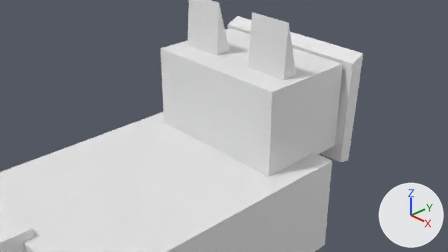
Two versions of the Blender file assets/models/cat.blend, one commit apart.
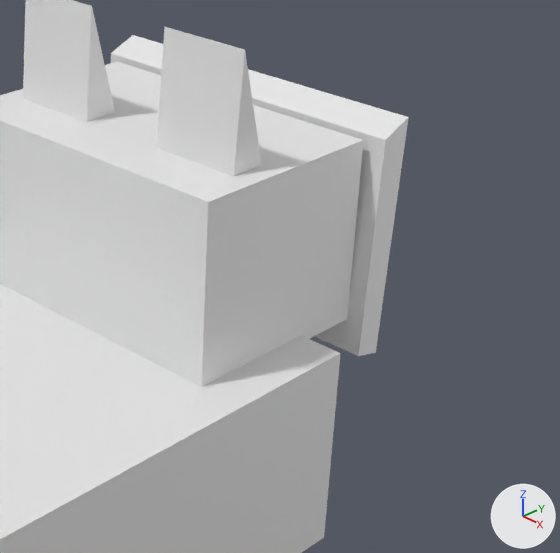
There are two pictures of each version: one from the file's camera 'Camera', one close up on the part from 40% to 96% of the width and 0% to 100% of the height. Every picture has the same lights, and +X, +Y and +Z are marked at lower right.

The scene before the commit, as lines of its bpy script (objects in view):
```python
me_cube_003 = bpy.data.meshes.new('Cube.003')
me_cube_003.from_pydata([(0.4, -0.052, -0.648), (-0.4, -0.052, -0.648), (0.4, 0.423, -0.493), (0.4, 0.052, 0.648), (-0.4, 0.423, -0.493), (-0.4, 0.052, 0.648)], [], [(2, 3, 5, 1, 0), (1, 5, 4), (4, 5, 3, 2), (1, 4, 2, 0)])
me_cube_005 = bpy.data.meshes.new('Cube.005')
me_cube_005.from_pydata([(-1.2, -0.54, -1.33), (-1.2, -0.25, 1.41), (-1.2, 0.29, -1.41), (-1.2, 0.7, 1.58), (1.2, -0.54, -1.33), (1.2, -0.25, 1.41), (1.2, 0.29, -1.41), (1.2, 0.7, 1.58)], [], [(0, 1, 3, 2), (2, 3, 7, 6), (6, 7, 5, 4), (4, 5, 1, 0), (2, 6, 4, 0), (7, 3, 1, 5)])
me_cube_005.materials.append(None)
me_cube_006 = bpy.data.meshes.new('Cube.006')
me_cube_006.from_pydata([(0.4, -0.052, -0.648), (-0.4, -0.052, -0.648), (0.4, 0.423, -0.493), (0.4, 0.052, 0.648), (-0.4, 0.423, -0.493), (-0.4, 0.052, 0.648)], [], [(2, 3, 5, 1, 0), (1, 5, 4), (4, 5, 3, 2), (1, 4, 2, 0)])
ob_ear_l = bpy.data.objects.new('Ear_L', me_cube_006)
ob_ear_l.parent = ob_head
ob_ear_l.matrix_parent_inverse = Matrix(((1.0, 0.0, 0.0, 0.0), (0.0, 1.0, 0.0, -0.617), (0.0, 0.0, 1.0, 0.45), (0.0, 0.0, 0.0, 1.0)))
ob_ear_l.location = (-0.8, 0.217, 1.3)
ob_ear_l.scale = (1.0, 1.0, 1.2)
ob_ear_r = bpy.data.objects.new('Ear_R', me_cube_003)
ob_ear_r.parent = ob_head
ob_ear_r.matrix_parent_inverse = Matrix(((1.0, 0.0, 0.0, 0.0), (0.0, 1.0, 0.0, -0.617), (0.0, 0.0, 1.0, 0.45), (0.0, 0.0, 0.0, 1.0)))
ob_ear_r.location = (0.8, 0.217, 1.3)
ob_ear_r.scale = (1.0, 1.0, 1.2)
ob_mask = bpy.data.objects.new('Mask', me_cube_005)
ob_mask.parent = ob_head
ob_mask.matrix_parent_inverse = Matrix(((1.0, 0.0, 0.0, 0.0), (0.0, 1.0, 0.0, -0.617), (0.0, 0.0, 1.0, 0.45), (0.0, 0.0, 0.0, 1.0)))
ob_mask.location = (0.0, 1.661, 0.165)
ob_mask.scale = (1.3, 0.3, 0.7)
# also in view: 'Body' at (0.0, -1.6, -1.3); 'Head' at (0.0, 0.62, 0.32)
```
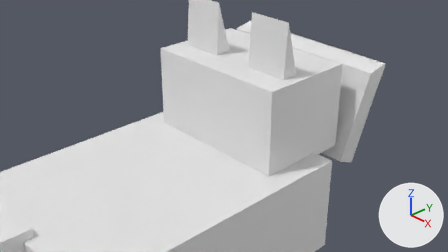
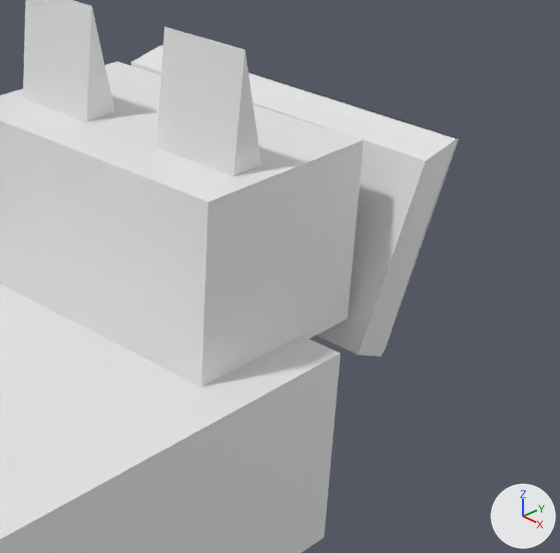
What changed in the scene script:
```text
Change me_cube_005:
    used by ob_mask; parent = ob_head; location = (0.0, 1.661, 0.165); scale = (1.3, 0.3, 0.7)
    remove me_cube_005.from_pydata(...)  # 8 vertices, 6 faces; spans x -1.2..1.2, y -0.54..0.7, z -1.41..1.58
    add me_cube_005.from_pydata(...)  # 16 vertices, 15 faces; spans x -1.72..1.75, y -0.23..0.72, z -1.06..0.86
    me_cube_005 part 1: the whole mesh is rebuilt
Change ob_mask:
    ob_mask.scale: (1.3, 0.3, 0.7) -> (1.0, 1.0, 1.0)
    ob_mask.location: (0.0, 1.661, 0.165) -> (0.0, 1.72, 0.165)
```

Changed parts and their boxes (x1, y1, x2, y2) in the close-ups (560 x 553 px):
'Mask', reshaped, moved, rescaled (10% wider): before (111, 35, 409, 356); after (131, 45, 459, 356)
